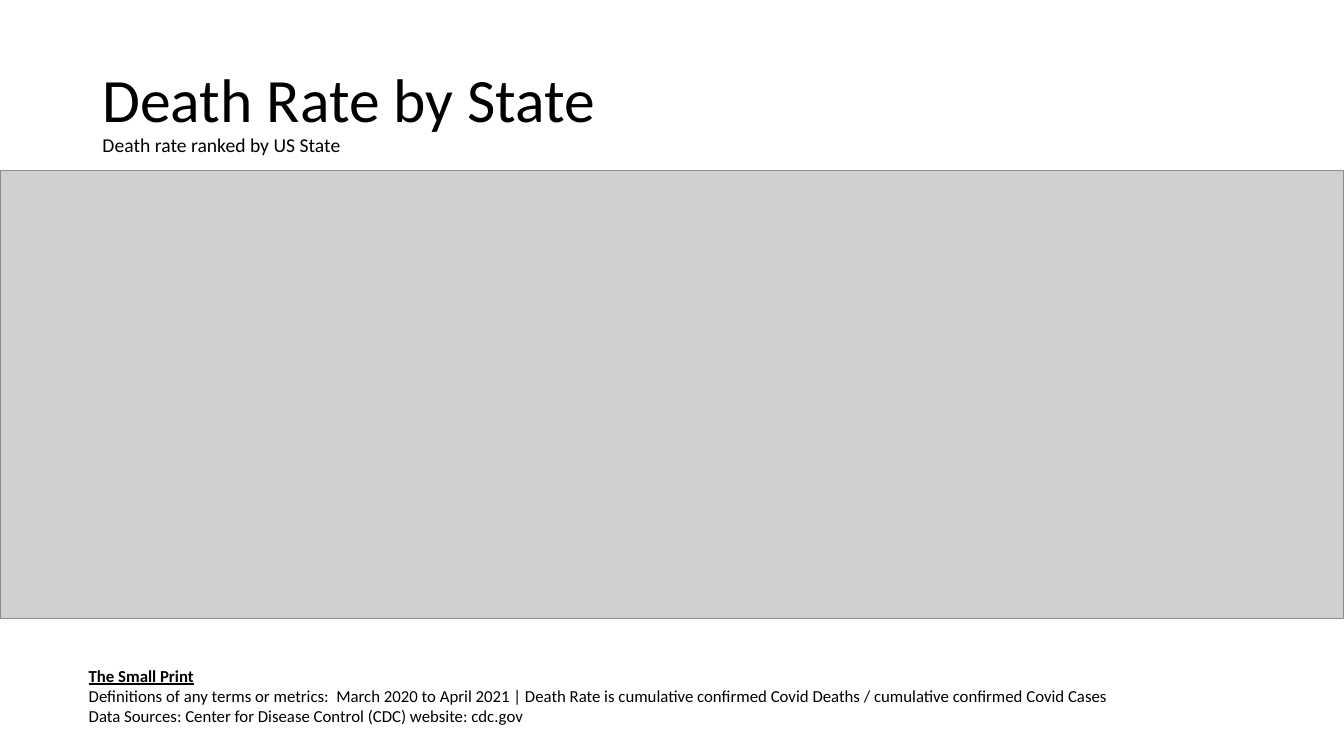
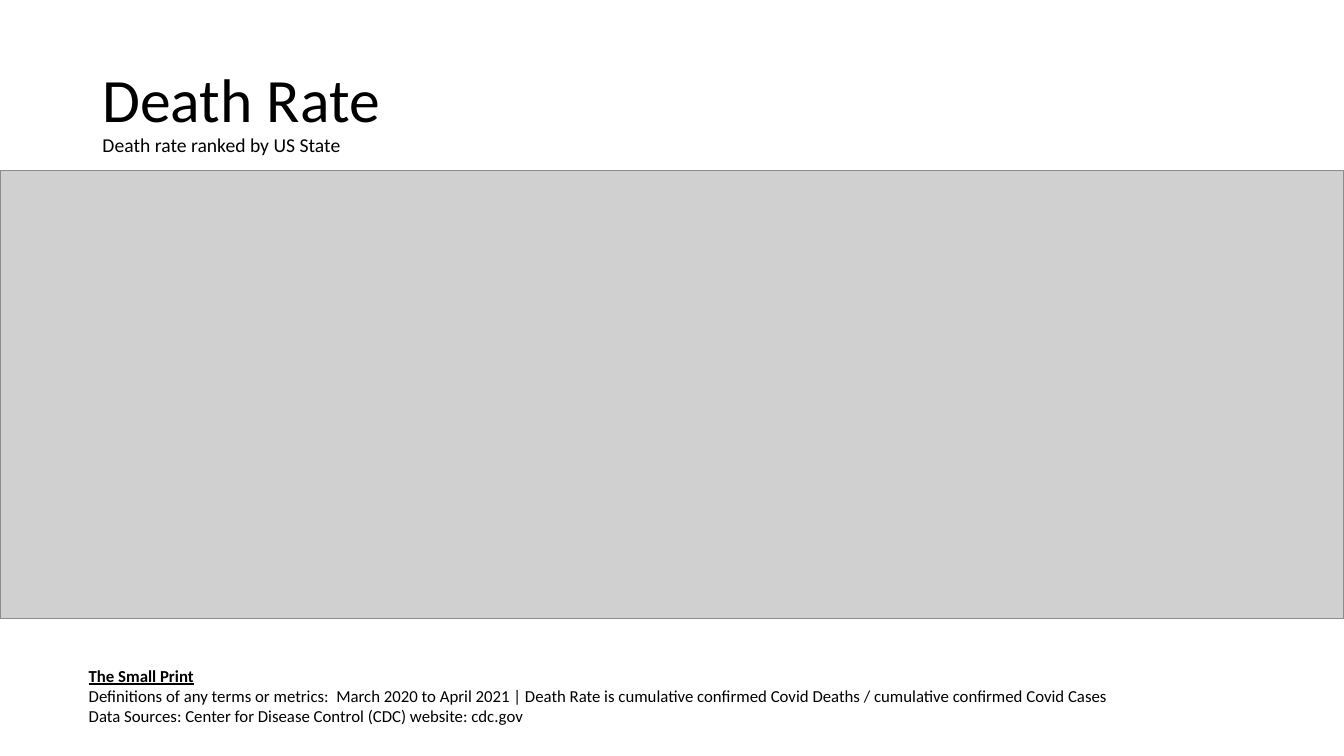
Before and after one commit to jenniecinelli/project_one, a slide deck: slide 3 of Folder0/Presentation.pptx. Drawn at 1344x756 pixels with LibreOffice and Linux fonts; fonts in the diff are those of the drawing; grey boxes stand for pictures. Boxes give left, top, right and bottom in pixels: in the first picture for what was removed or moved away, otherwise in the second. Text is boxed around its words. In the diff, an @@ line names an element or a change of style, - is before the commit and + after.

```diff
--- a/Folder0/Presentation.pptx
+++ b/Folder0/Presentation.pptx
@@ title at [102, 79, 380, 155]: text changed @@
-Death Rate by State
-Death rate ranked by US State
+Death Rate
+Death rate ranked by US State
```
Also in this commit, not shown: 3 other slides changed, 3 other files.
